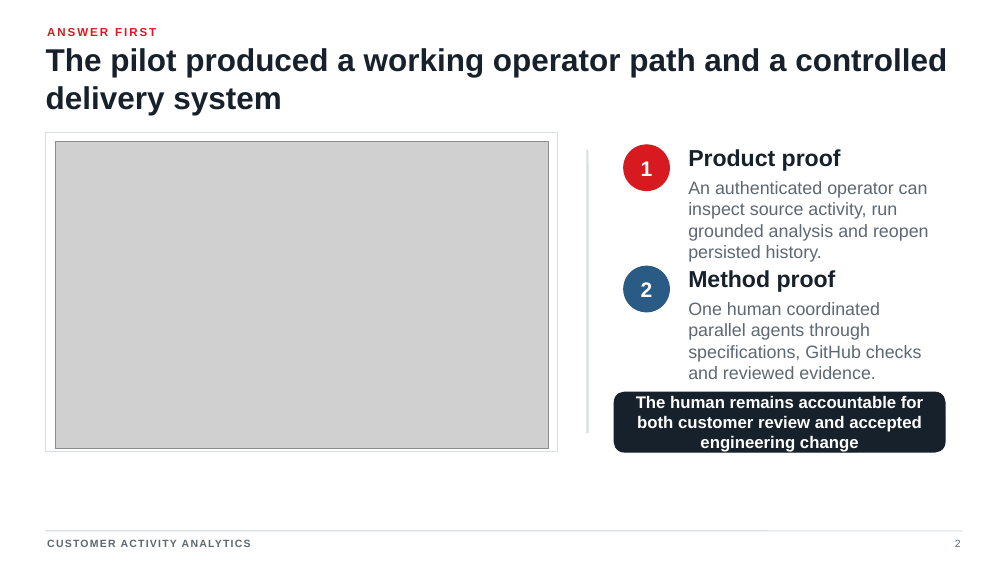
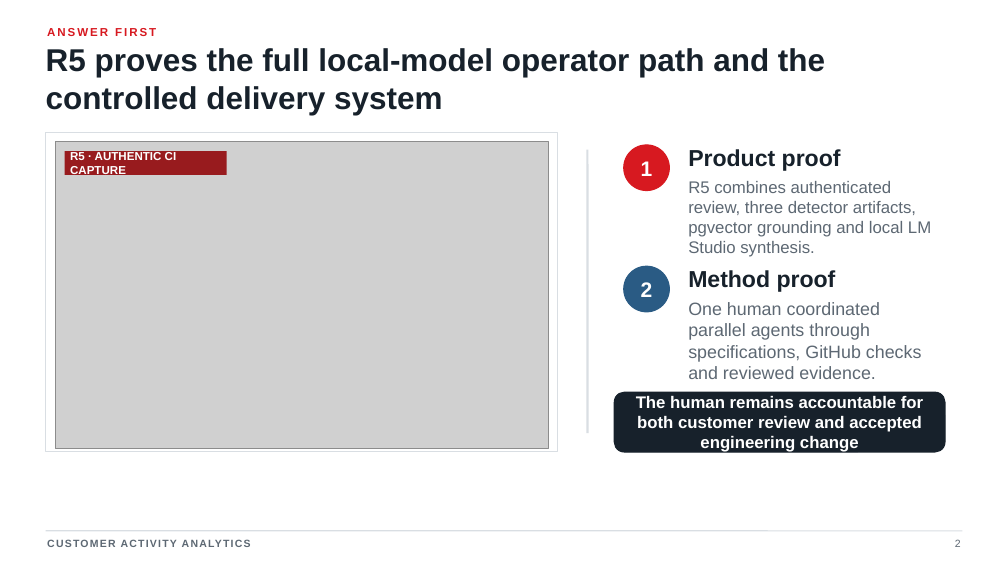
Before and after one commit to jdoe-dev-159753/specgraph-reference-app, a slide deck: slide 2 of docs/presentation/output/Customer_Activity_Analytics_final.pptx. Drawn at 1008x567 pixels with LibreOffice and Linux fonts; fonts in the diff are those of the drawing; grey boxes stand for pictures. Boxes give left, top, right and bottom in pixels: in the first picture for what was removed or moved away, otherwise in the second. Text is boxed around its words. In the diff, an @@ line names an element or a change of style, - is before the commit and + after.

Commit message:
docs: align final reviewer presentation with delivered R5

```diff
--- a/docs/presentation/output/Customer_Activity_Analytics_final.pptx
+++ b/docs/presentation/output/Customer_Activity_Analytics_final.pptx
@@ text at [46, 48, 825, 115]: text changed @@
-The pilot produced a working operator path and a controlled delivery system
+R5 proves the full local-model operator path and the controlled delivery system
@@ rectangle added at [64, 151, 227, 175], fill #981B1E, 11 pt, text #FFFFFF, bold @@
+R5 · AUTHENTIC CI CAPTURE
@@ text at [688, 181, 931, 257]: text changed; size 17 to 16 pt @@
-An authenticated operator can inspect source activity, run grounded analysis and reopen persisted history.
+R5 combines authenticated review, three detector artifacts, pgvector grounding and local LM Studio synthesis.
```
Also in this commit, not shown: 6 other slides changed, 3 other files.
